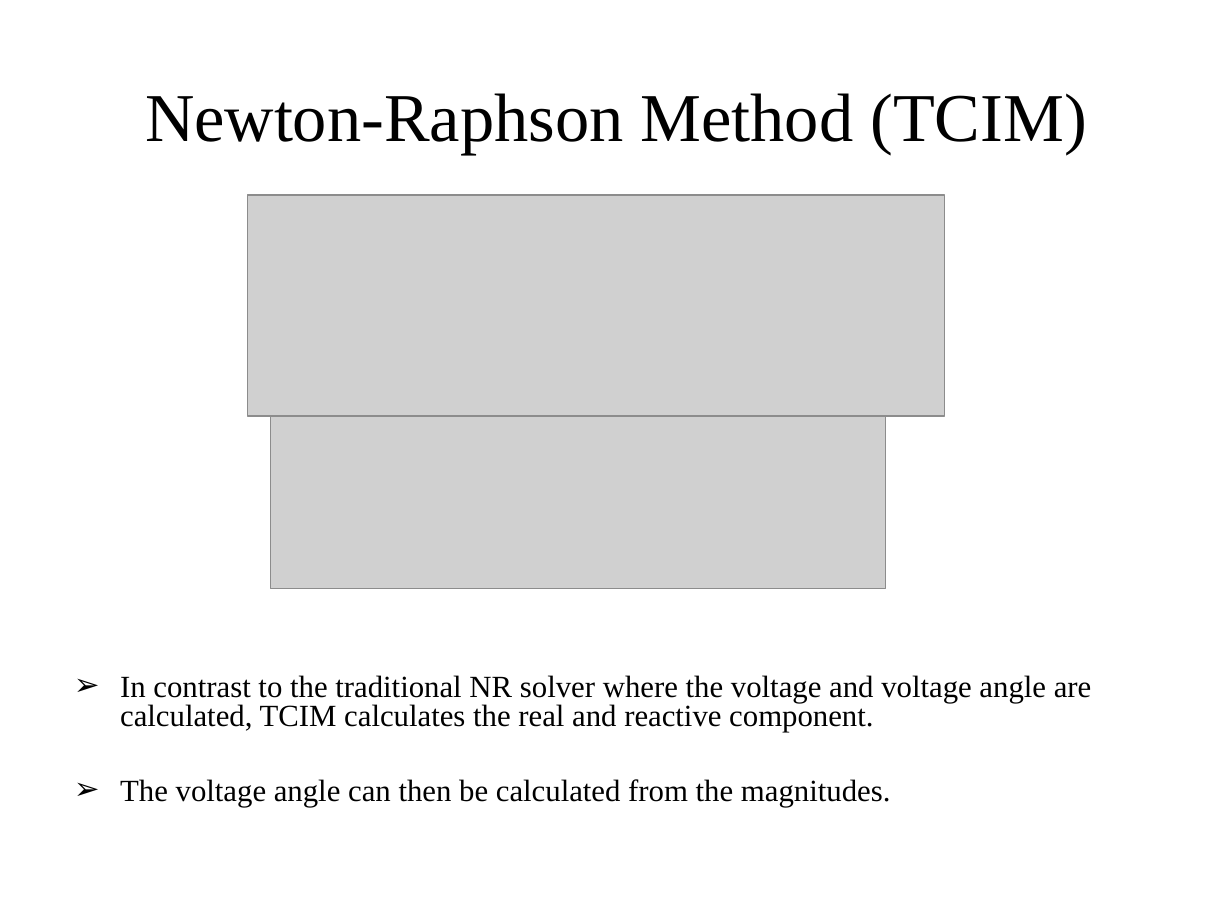
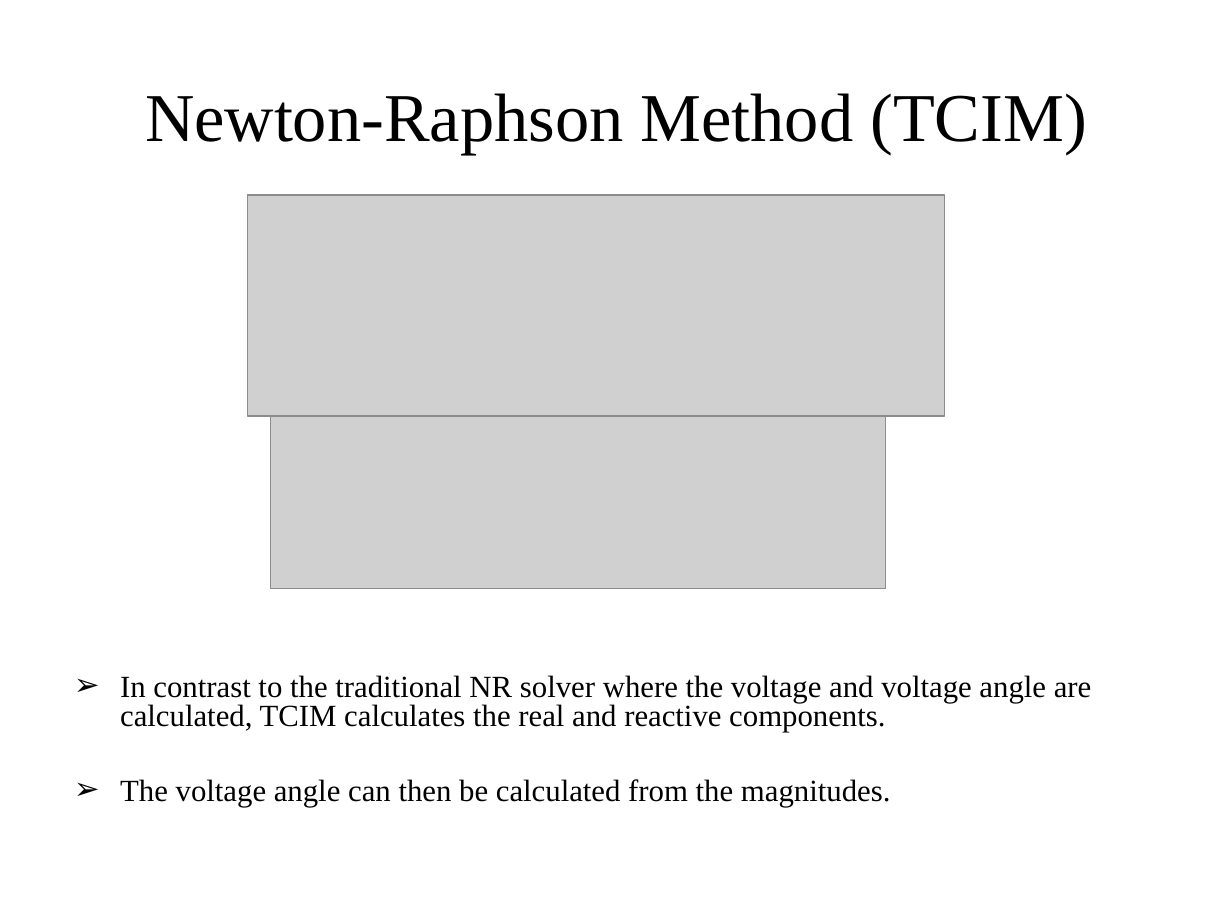
Before and after one commit to gridlab-d/course, a slide deck: slide 50 of FourDayCourse/4.1 - Powerflow Module.ppt (slide 48 before the commit). Drawn at 1232x924 pixels with LibreOffice and Linux fonts; fonts in the diff are those of the drawing; grey boxes stand for pictures. Boxes give left, top, right and bottom in pixels: in the first picture for what was removed or moved away, otherwise in the second. Text is boxed around its words. In the diff, an @@ line names an element or a change of style, - is before the commit and + after.

```diff
--- a/FourDayCourse/4.1 - Powerflow Module.ppt
+++ b/FourDayCourse/4.1 - Powerflow Module.ppt
@@ text at bbox=[120, 675, 1092, 732]: text changed @@
-➢ In contrast to the traditional NR solver where the voltage and voltage angle are calculated, TCIM calculates the real and reactive component.
+➢ In contrast to the traditional NR solver where the voltage and voltage angle are calculated, TCIM calculates the real and reactive components.
```
Also in this commit, not shown: 30 other slides changed, 2 slides added, 5 slides removed.
